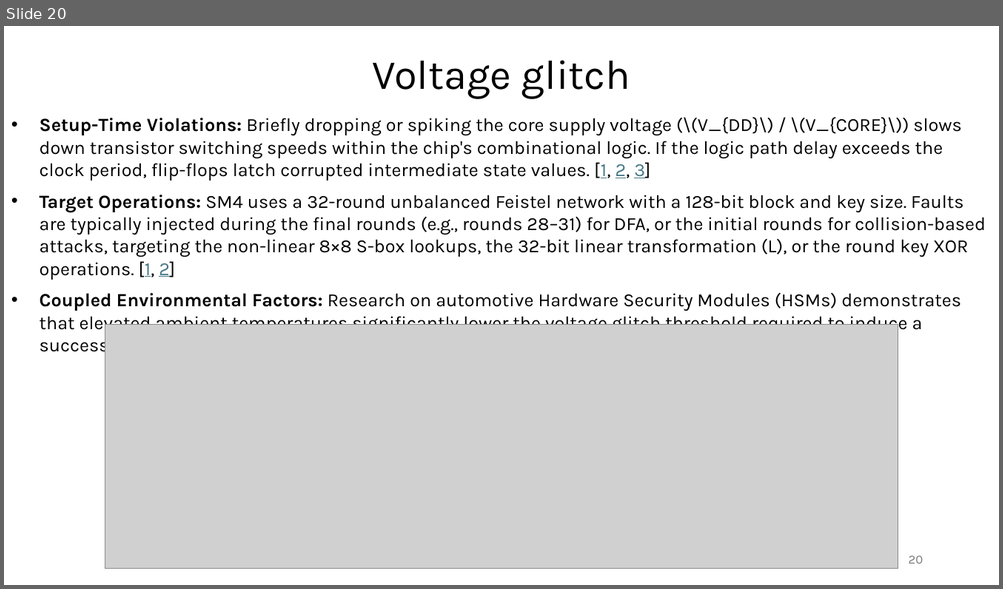
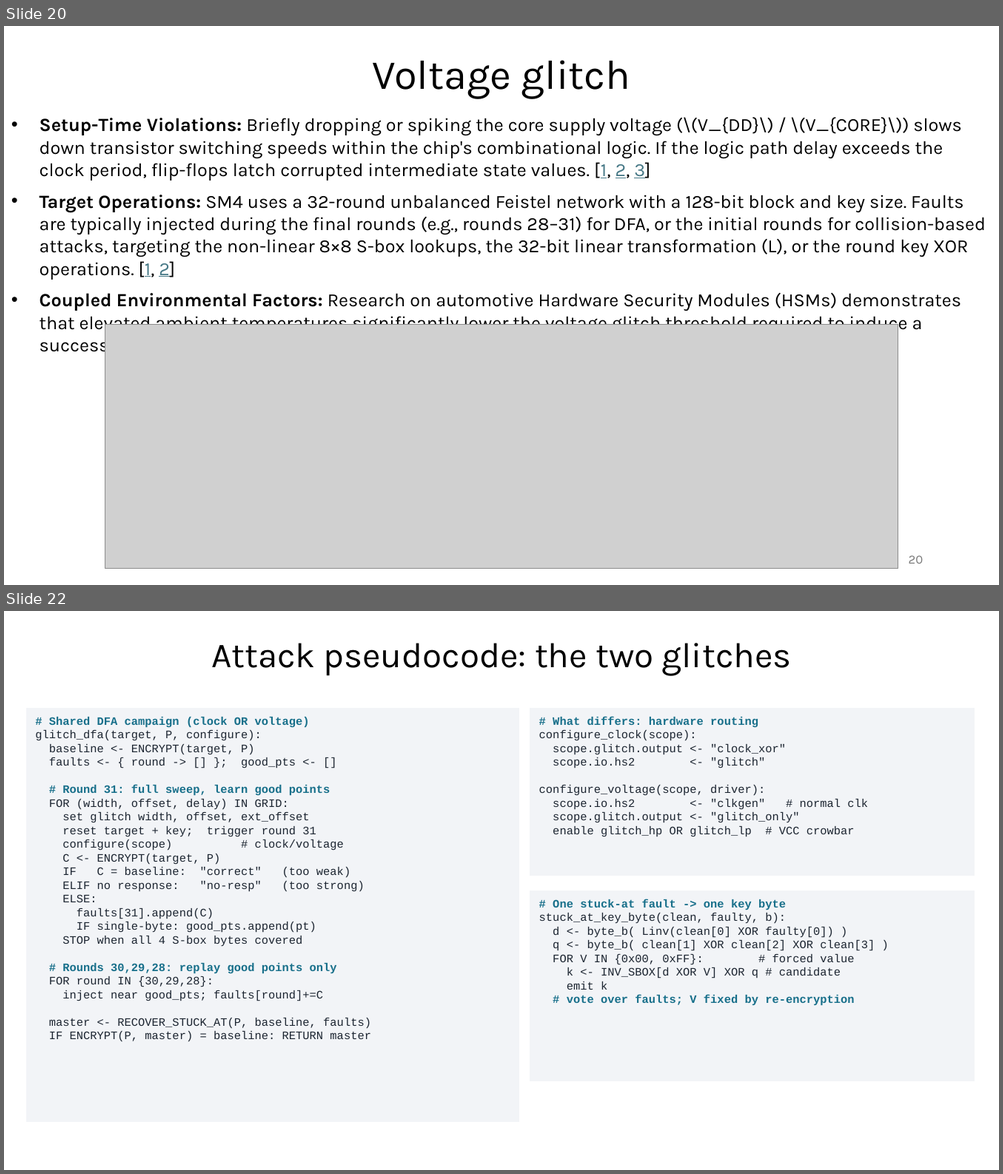
Before and after one commit to Specht1000/PFE-SM4-Fault-Injection, a slide deck: docs/Apresentation_PFE.pptx. Shown one above the other, each under a label of ours: slide 20 before the commit, slides 20 and 22 after it; the slides between them are not shown. The pictures are 1003x589 and 1003x1174 pixels, drawn with LibreOffice and Linux fonts; fonts in the diff are those of the drawing; grey boxes stand for pictures. Boxes give left, top, right and bottom in pixels: in the first picture for what was removed or moved away, otherwise in the second. Text is boxed around its words. In the diff, an @@ line names an element or a change of style, - is before the commit and + after.

```diff
--- a/docs/Apresentation_PFE.pptx
+++ b/docs/Apresentation_PFE.pptx
@@ slide 22 added at (4,611,999,1170), background #FFFFFF @@
@@ text added at (211,643,791,676), 34 pt, text #000000 @@
+Attack pseudocode: the two glitches
@@ rectangle added at (26,708,519,1122), fill #F2F4F7, outline #F2F4F7 0.75 pt, 11 pt, text #1B2430 @@
+# Shared DFA campaign (clock OR voltage)
+glitch_dfa(target, P, configure):
+baseline <- ENCRYPT(target, P)
+faults <- { round -> [] }; good_pts <- []
+# Round 31: full sweep, learn good points
+FOR (width, offset, delay) IN GRID:
+set glitch width, offset, ext_offset
+reset target + key; trigger round 31
+configure(scope) # clock/voltage
+C <- ENCRYPT(target, P)
+IF C = baseline: "correct" (too weak)
+ELIF no response: "no-resp" (too strong)
+ELSE:
+faults[31].append(C)
+IF single-byte: good_pts.append(pt)
+STOP when all 4 S-box bytes covered
+# Rounds 30,29,28: replay good points only
+FOR round IN {30,29,28}:
+inject near good_pts; faults[round]+=C
+master <- RECOVER_STUCK_AT(P, baseline, faults)
+IF ENCRYPT(P, master) = baseline: RETURN master
@@ rectangle added at (530,708,974,876), fill #F2F4F7, outline #F2F4F7 0.75 pt, 11 pt, text #1B2430 @@
+# What differs: hardware routing
+configure_clock(scope):
+scope.glitch.output <- "clock_xor"
+scope.io.hs2 <- "glitch"
+configure_voltage(scope, driver):
+scope.io.hs2 <- "clkgen" # normal clk
+scope.glitch.output <- "glitch_only"
+enable glitch_hp OR glitch_lp # VCC crowbar
@@ rectangle added at (530,891,974,1081), fill #F2F4F7, outline #F2F4F7 0.75 pt, 11 pt, text #1B2430 @@
+# One stuck-at fault -> one key byte
+stuck_at_key_byte(clean, faulty, b):
+d <- byte_b( Linv(clean[0] XOR faulty[0]) )
+q <- byte_b( clean[1] XOR clean[2] XOR clean[3] )
+FOR V IN {0x00, 0xFF}: # forced value
+k <- INV_SBOX[d XOR V] XOR q # candidate
+emit k
+# vote over faults; V fixed by re-encryption
```
Also in this commit, not shown: 1 slide changed, 1 other slide added, 12 other files.
